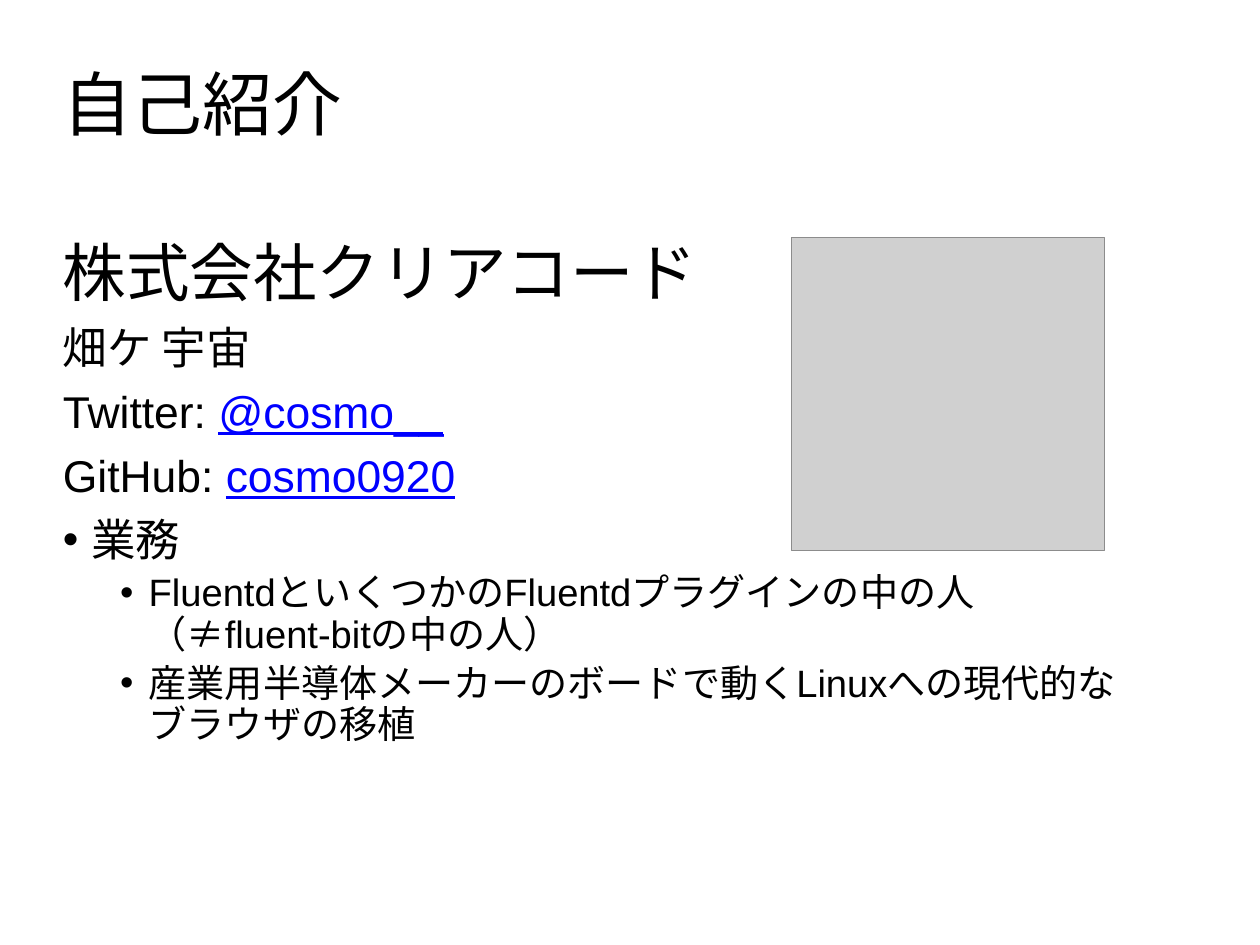
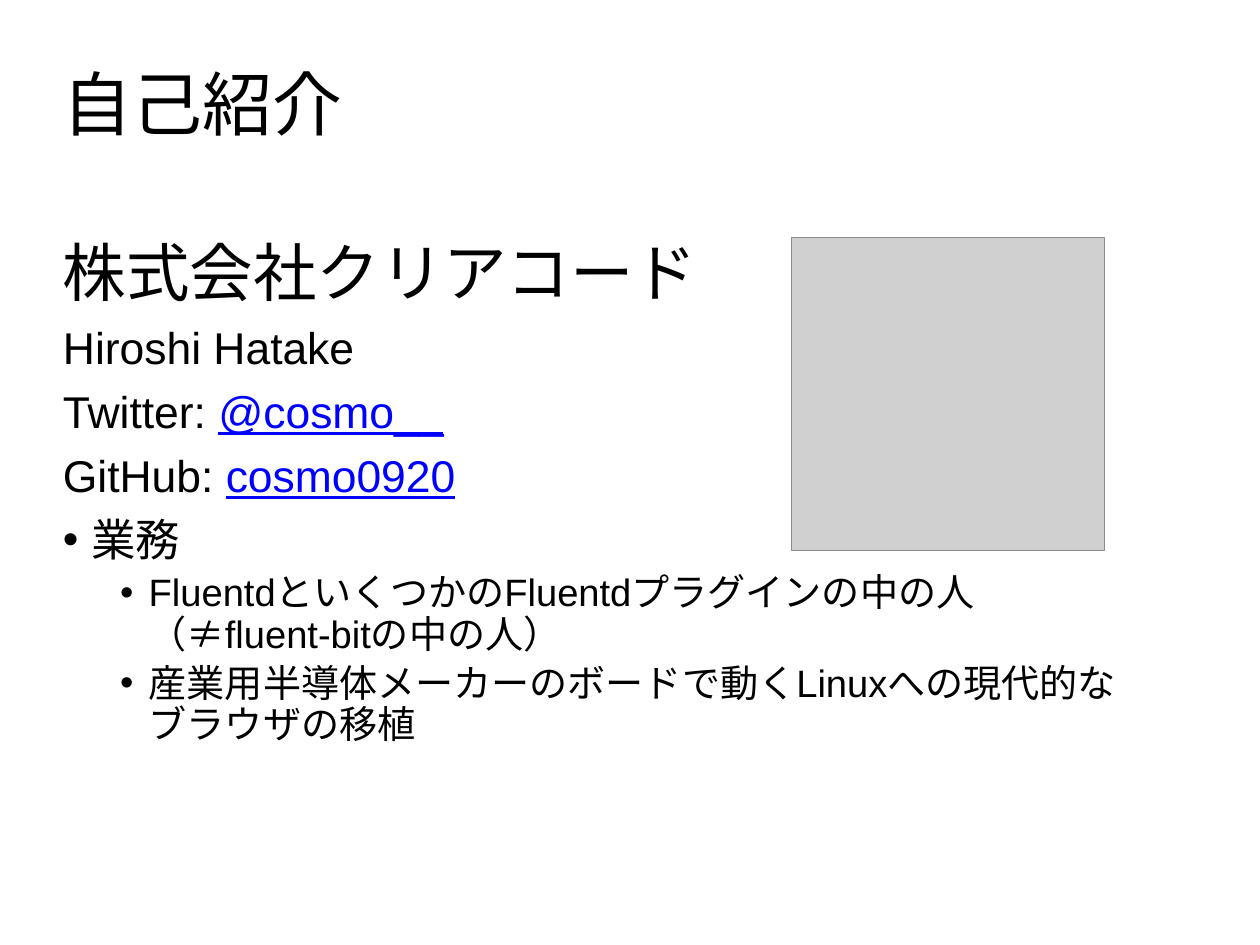
Before and after one commit to cosmo0920/prometheus_meetup_slide_20200115, a slide deck: slide 2 of Prometheus_meetup_slide.pptx. Drawn at 1260x945 pixels with LibreOffice and Linux fonts; fonts in the diff are those of the drawing; grey boxes stand for pictures; background and template pictures are left out. Boxes give left, top, right and bottom in pixels: in the first picture for what was removed or moved away, otherwise in the second. Text is boxed around its words. In the diff, an @@ line names an element or a change of style, - is before the commit and + after.

```diff
--- a/Prometheus_meetup_slide.pptx
+++ b/Prometheus_meetup_slide.pptx
@@ subtitle at (63, 331, 354, 365): text changed @@
-畑ケ 宇宙
+Hiroshi Hatake
```
Also in this commit, not shown: 4 other slides changed, 1 slide added, 1 other file.
